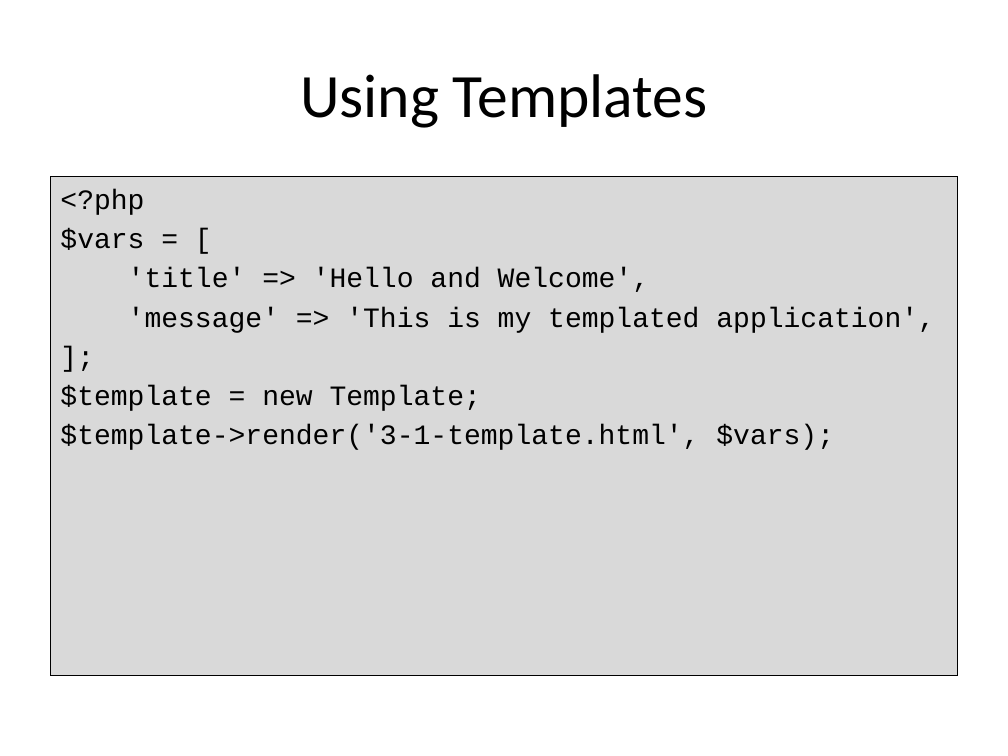
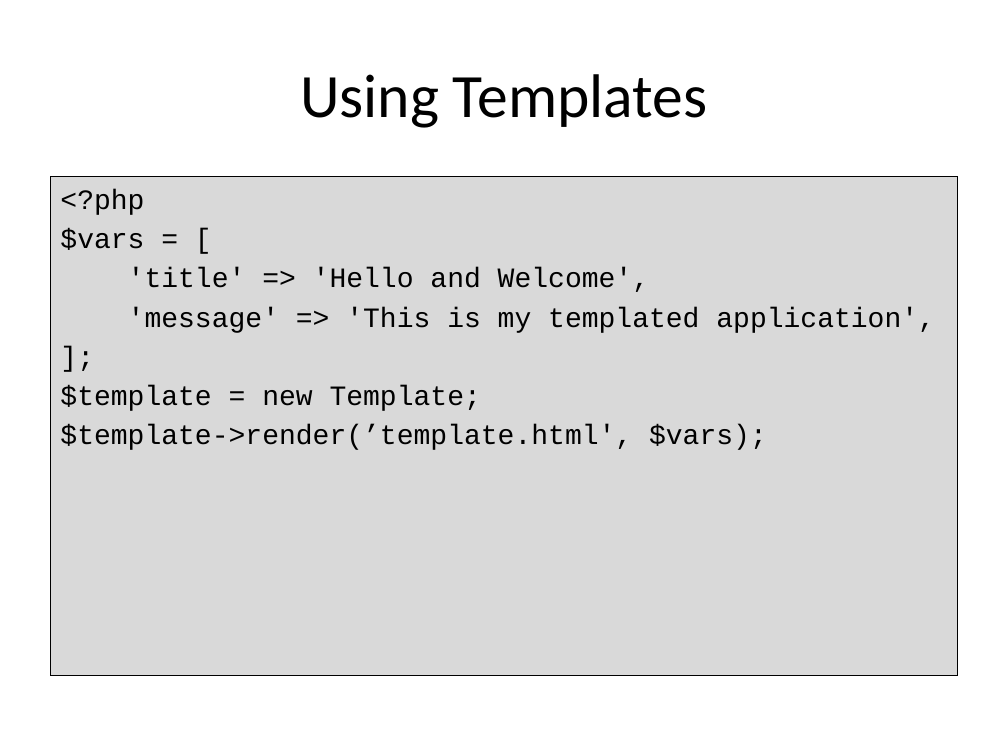
Before and after one commit to PHPEmbark/curriculum, a slide deck: slide 46 of course/4 - Organization and Projects/Organization and Projects.pptx (slide 36 before the commit). Drawn at 1008x756 pixels with LibreOffice and Linux fonts; fonts in the diff are those of the drawing. Boxes give left, top, right and bottom in pixels: in the first picture for what was removed or moved away, otherwise in the second. Text is boxed around its words. In the diff, an @@ line names an element or a change of style, - is before the commit and + after.

```diff
--- a/course/4 - Organization and Projects/Organization and Projects.pptx
+++ b/course/4 - Organization and Projects/Organization and Projects.pptx
@@ text at [60,424,767,450]: text changed @@
-$template->render('3-1-template.html', $vars);
+$template->render(’template.html', $vars);
```
Also in this commit, not shown: 1 other slide changed, 15 slides added, 2 other files.
